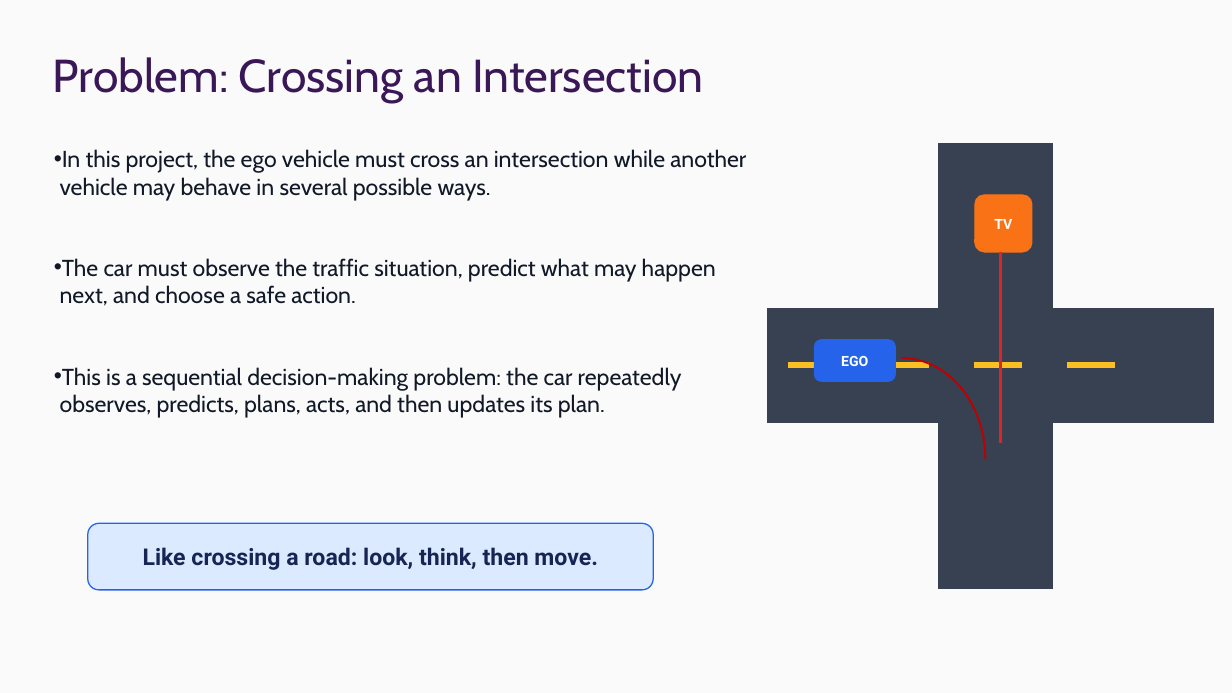
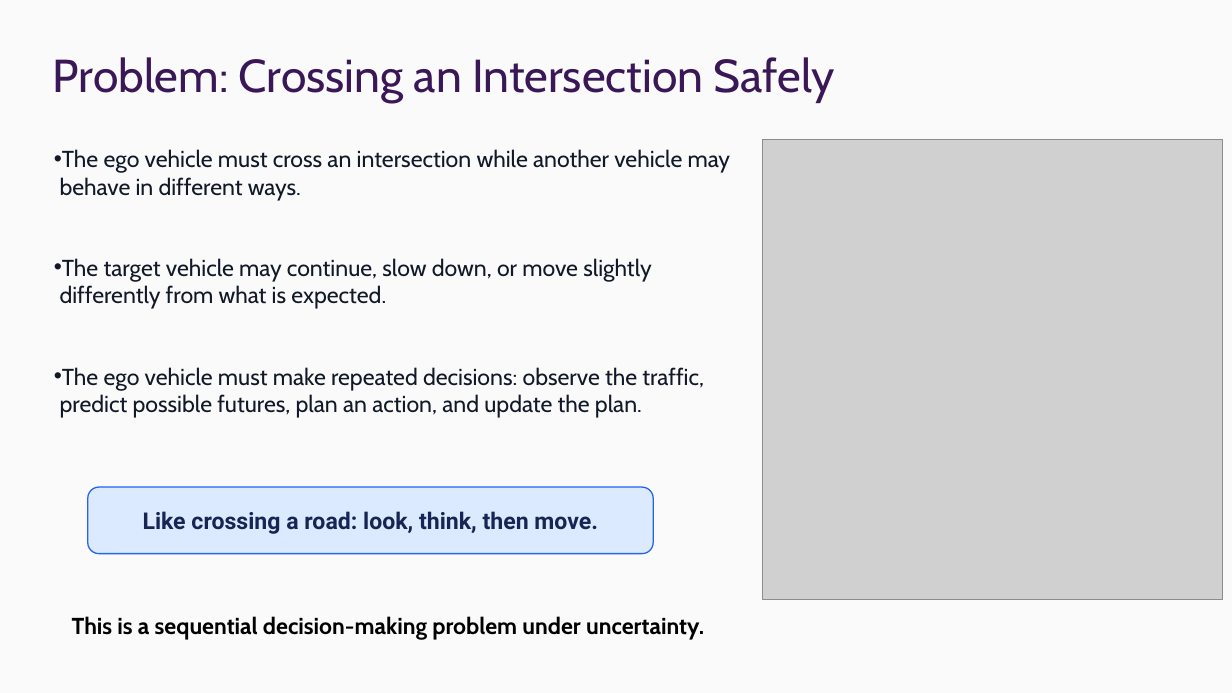
Before and after one commit to ChrisXiejq/Research-Project-IMLS, a slide deck: slide 3 of docs/presentation/25027138 - Presentation.pptx. Drawn at 1232x693 pixels with LibreOffice and Linux fonts; fonts in the diff are those of the drawing; grey boxes stand for pictures; background and template pictures are left out. Boxes give left, top, right and bottom in pixels: in the first picture for what was removed or moved away, otherwise in the second. Text is boxed around its words. In the diff, an @@ line names an element or a change of style, - is before the commit and + after.

```diff
--- a/docs/presentation/25027138 - Presentation.pptx
+++ b/docs/presentation/25027138 - Presentation.pptx
@@ title at bbox=[53, 57, 835, 103]: text changed @@
-Problem: Crossing an Intersection
+Problem: Crossing an Intersection Safely
@@ text at bbox=[60, 149, 731, 418]: text changed @@
-• In this project, the ego vehicle must cross an intersection while another vehicle may behave in several possible ways.
-• The car must observe the traffic situation, predict what may happen next, and choose a safe action.
-• This is a sequential decision-making problem: the car repeatedly observes, predicts, plans, acts, and then updates its plan.
+• The ego vehicle must cross an intersection while another vehicle may behave in different ways.
+• The target vehicle may continue, slow down, or move slightly differently from what is expected.
+• The ego vehicle must make repeated decisions: observe the traffic, predict possible futures, plan an action, and update the plan.
@@ picture added at bbox=[763, 140, 1224, 600] @@
@@ rectangle removed at bbox=[939, 143, 1053, 589] @@
@@ rounded rectangle removed at bbox=[975, 195, 1032, 252] @@
-TV
@@ line removed from (1001, 252) to (1001, 350) @@
@@ line removed from (1001, 252) to (1001, 396) @@
@@ line removed from (1001, 252) to (1001, 444) @@
@@ rectangle removed at bbox=[768, 309, 1214, 422] @@
@@ rounded rectangle removed at bbox=[815, 340, 896, 382] @@
-EGO
@@ arc (boxed as its full ellipse) removed at bbox=[819, 359, 986, 561] @@
@@ rectangle removed at bbox=[789, 362, 836, 368] @@
@@ rectangle removed at bbox=[882, 362, 928, 368] @@
@@ rectangle removed at bbox=[975, 362, 1021, 368] @@
@@ rectangle removed at bbox=[1068, 362, 1115, 368] @@
@@ rounded rectangle "Like crossing a road: look, ...": place and size @@
-rounded rectangle "Like crossing a road: look, ..." at bbox=[88, 523, 653, 590]
+rounded rectangle "Like crossing a road: look, ..." at bbox=[88, 487, 653, 554]
@@ text added at bbox=[72, 616, 704, 640], 18 pt, text #000000, bold @@
+This is a sequential decision-making problem under uncertainty.
```
Also in this commit, not shown: 6 other slides changed, 1 other file.
